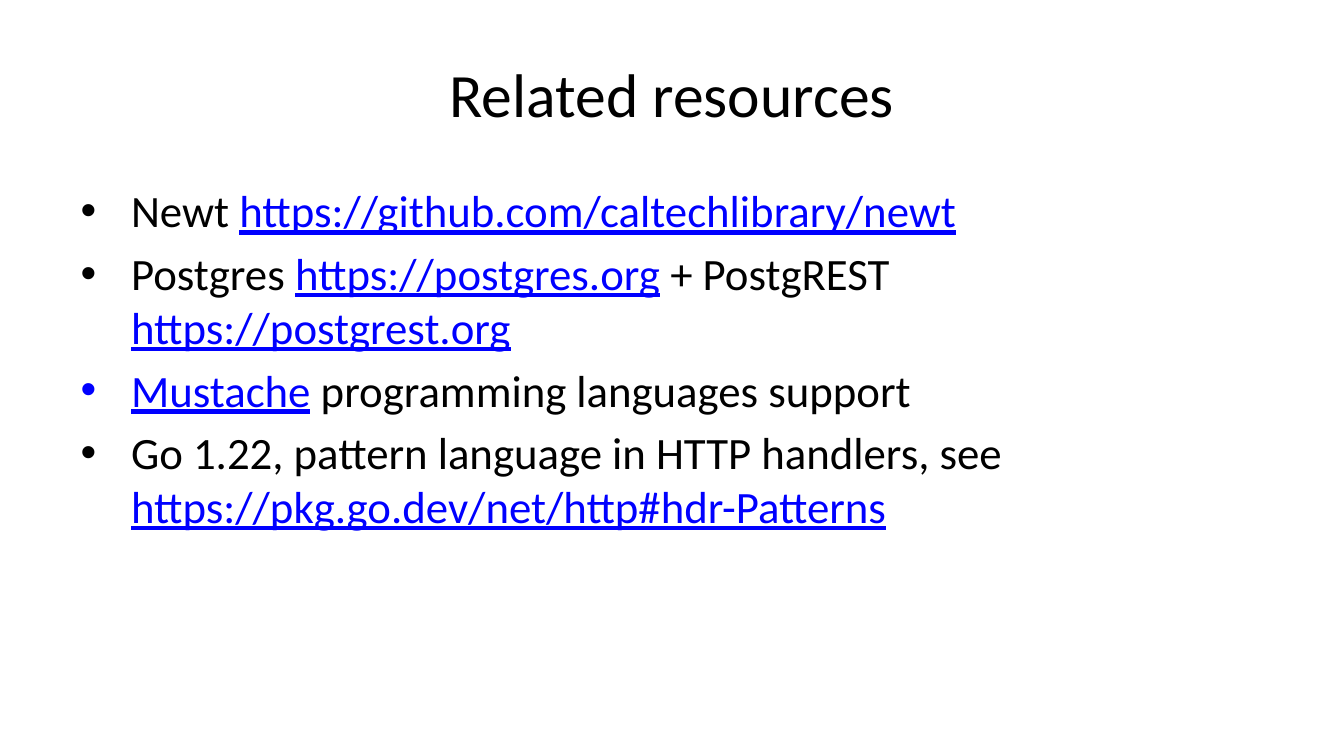
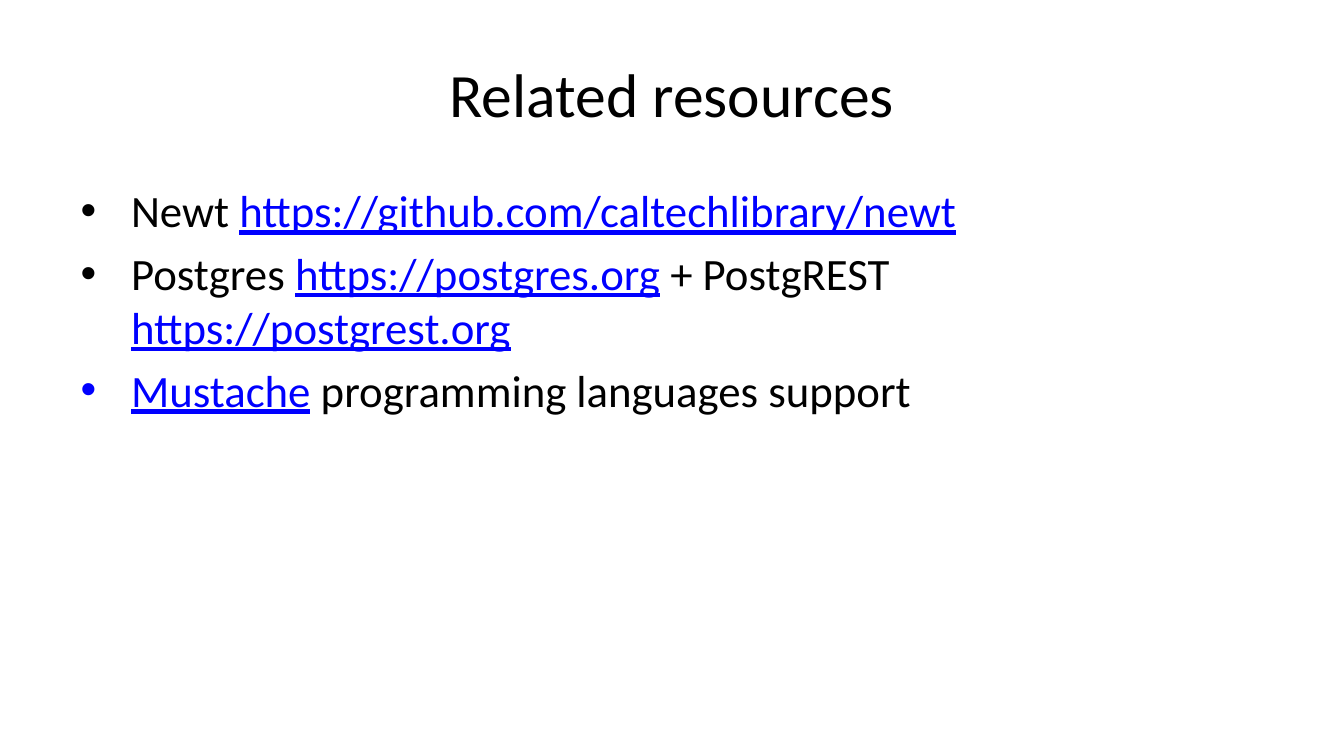
Before and after one commit to caltechlibrary/newt, a slide deck: slide 25 of presentation2/newt-p2.pptx (slide 28 before the commit). Drawn at 1344x756 pixels with LibreOffice and Linux fonts; fonts in the diff are those of the drawing. Boxes give left, top, right and bottom in pixels: in the first picture for what was removed or moved away, otherwise in the second. Text is boxed around its words. In the diff, an @@ line names an element or a change of style, - is before the commit and + after.

```diff
--- a/presentation2/newt-p2.pptx
+++ b/presentation2/newt-p2.pptx
@@ text at bbox=[131, 438, 1002, 531]: paragraph removed @@
-• Go 1.22, pattern language in HTTP handlers, see https://pkg.go.dev/net/http#hdr-Patterns
```
Also in this commit, not shown: 16 other slides changed, 7 slides added, 10 slides removed, 4 other files.
